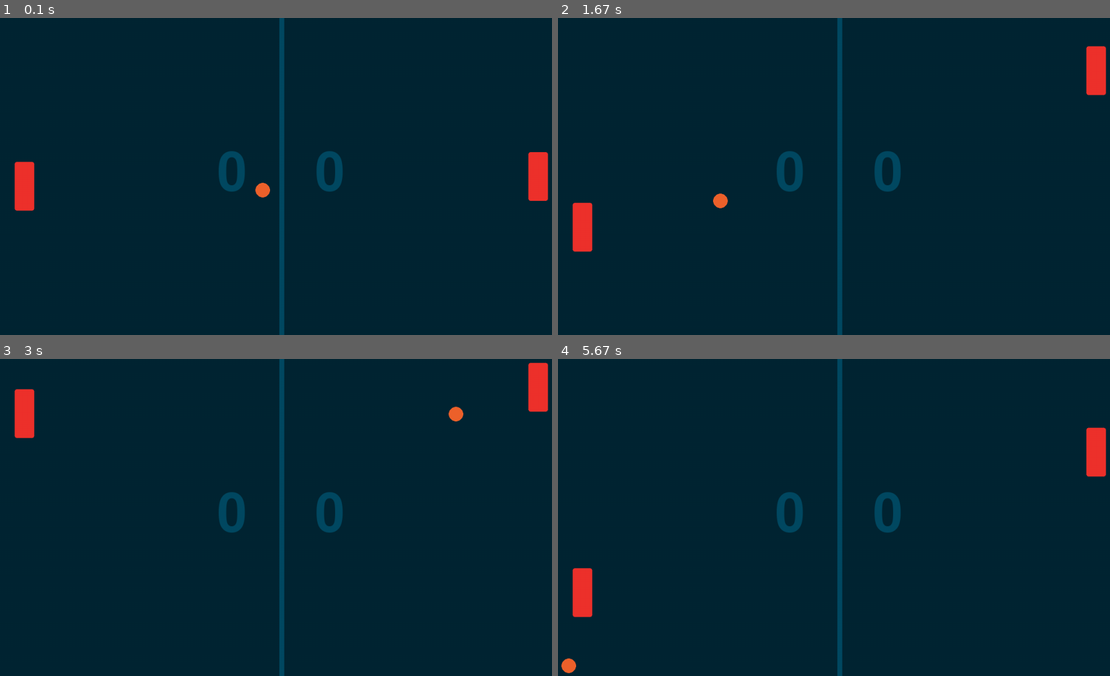
Above: before the commit, frames 1-4 (two rows, left to right).
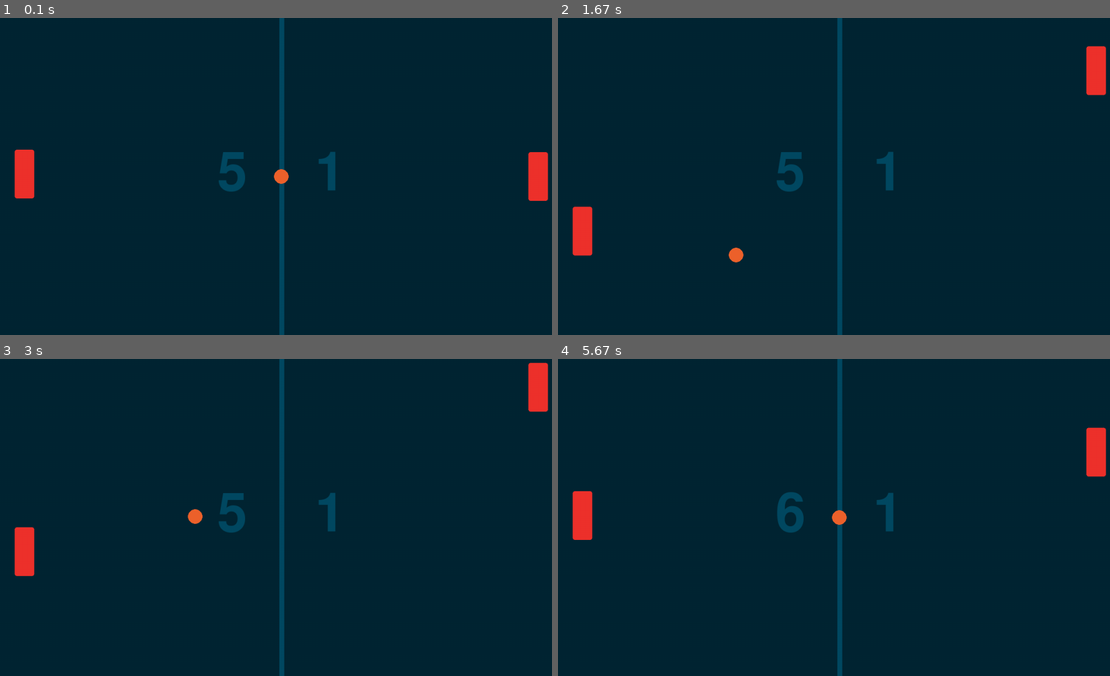
Above: after the commit, the same moments.

Repository: 7IronSnow7/Pygame
Game: pygame game, started from pong/main.py
Same seed, same stepped clock (60 frames per second), same inputs: the game is played once before the commit and once after it.
Inputs:
- Up to frame 1 (0.1 s): no input
- Up to frame 2 (1.67 s): hold Up 0.33-0.8 s; hold Down 0.83-1.13 s; hold Up 1.17-1.53 s; hold Down from 1.57 s (still down)
- Up to frame 3 (3 s): release Down at 1.93 s; hold Up 1.97-2.27 s; hold Down 2.3-2.6 s; hold Up from 2.63 s (still down)
- Up to frame 4 (5.67 s): release Up at 3 s; hold Down 3.03-3.4 s; hold Up 3.43-3.73 s; hold Down 3.77-4.07 s; hold Up 4.1-4.47 s; hold Down 4.5-4.87 s; hold Up 4.9-5.2 s; hold Down 5.23-5.53 s; hold Up from 5.57 s (still down)

The runs differ from the first frame. In frame 1, 1.0% of the frame differs, in the area x 2-63%, y 41-61%; in frame 2, 0.9%; in frame 3, 1.9%, in the area x 2-85%, y 9-69%; in frame 4, 1.8%.

Commit message:
Completed the Ping Pong game now looking to deploy it to the Web

Diff:
--- /dev/null
+++ b/pong/data/score.txt
@@ -0,0 +1 @@
+{"player": 1, "opponent": 5}
--- a/pong/main.py
+++ b/pong/main.py
@@ -1,5 +1,6 @@
 from settings import *
 from sprites import *
+import json
 # Looking to finish this game soon
 class Game:
     def __init__(self):
@@ -13,11 +14,15 @@
         self.all_sprites = pygame.sprite.Group()
         self.paddle_sprites = pygame.sprite.Group()
         self.player = Player((self.all_sprites, self.paddle_sprites))
-        self.ball = Ball(self.all_sprites, self.paddle_sprites)
+        self.ball = Ball(self.all_sprites, self.paddle_sprites, self.update_score)
         Opponent((self.all_sprites, self.paddle_sprites), self.ball)
 
         # score
-        self.score = {'player': 0, 'opponent': 0}
+        try:
+            with open(join('data', 'score.txt')) as score_file:
+                self.score = json.load(score_file)
+        except:
+            self.score = {'player': 0, 'opponent': 0}
         self.font = pygame.font.Font(None, 160)
 
     def display_score(self):
@@ -34,12 +39,17 @@
         # line seperator
         pygame.draw.line(self.display_surface, COLORS['bg detail'], (WINDOW_WIDTH / 2, 0), (WINDOW_WIDTH / 2, WINDOW_HEIGHT), 10)
 
+    def update_score(self, side):
+        self.score['player' if side == 'player' else 'opponent'] += 1
+
     def run(self):
         while self.running:
             dt = self.clock.tick() / 1000
             for event in pygame.event.get():
                 if event.type == pygame.QUIT:
                     self.running = False
+                    with open(join('data', 'score.txt'), 'w') as score_file:
+                        json.dump(self.score, score_file)
 
             # update
             self.all_sprites.update(dt)
--- a/pong/sprites.py
+++ b/pong/sprites.py
@@ -43,9 +43,10 @@
     def get_direction(self):
         self.direction = 1 if self.ball.rect.centery > self.rect.centery else -1
 class Ball(pygame.sprite.Sprite):
-    def __init__(self, groups, paddle_sprites):
+    def __init__(self, groups, paddle_sprites, update_score):
         super().__init__(groups)
         self.paddle_sprites = paddle_sprites
+        self.update_score = update_score
 
         # image
         self.image = pygame.Surface(SIZE['ball'], pygame.SRCALPHA)
@@ -55,11 +56,16 @@
         self.rect = self.image.get_frect(center = (WINDOW_WIDTH / 2, WINDOW_HEIGHT / 2))
         self.old_rect = self.rect.copy()
         self.direction = pygame.Vector2(choice((1,-1)), uniform(0.7, 0.8) * choice((-1, 1)))
+        self.speed_modifier = 0
+
+        # timer
+        self.start_time = pygame.time.get_ticks()
+        self.duration = 1200
 
     def move(self, dt):
-        self.rect.x += self.direction.x * SPEED['ball'] * dt
+        self.rect.x += self.direction.x * SPEED['ball'] * dt * self.speed_modifier
         self.collision('horizontal')
-        self.rect.y += self.direction.y * SPEED['ball'] * dt
+        self.rect.y += self.direction.y * SPEED['ball'] * dt * self.speed_modifier
         self.collision('vertical')
 
     def collision(self, direction):
@@ -90,15 +96,23 @@
             self.rect.bottom = WINDOW_HEIGHT
             self.direction.y *= -1
 
-        if self.rect.right >= WINDOW_WIDTH:
-            self.rect.right = WINDOW_WIDTH
-            self.direction.x *= -1
+        if self.rect.right >= WINDOW_WIDTH or self.rect.left <= 0:
+            self.update_score('player' if self.rect.x < WINDOW_WIDTH / 2 else 'opponent')
+            self.reset()
 
-        if self.rect.left <= 0:
-            self.rect.left = 0
-            self.direction.x *= -1
+    def reset(self):
+        self.rect.center = (WINDOW_WIDTH / 2, WINDOW_HEIGHT / 2)
+        self.direction = pygame.Vector2(choice((1,-1)), uniform(0.7, 0.8) * choice((-1, 1)))
+        self.start_time = pygame.time.get_ticks()
+
+    def timer(self):
+        if pygame.time.get_ticks() - self.start_time >= self.duration:
+            self.speed_modifier = 1
+        else:
+            self.speed_modifier = 0
 
     def update(self, dt):
         self.old_rect = self.rect.copy()
+        self.timer()
         self.move(dt)
         self.wall_collision()
